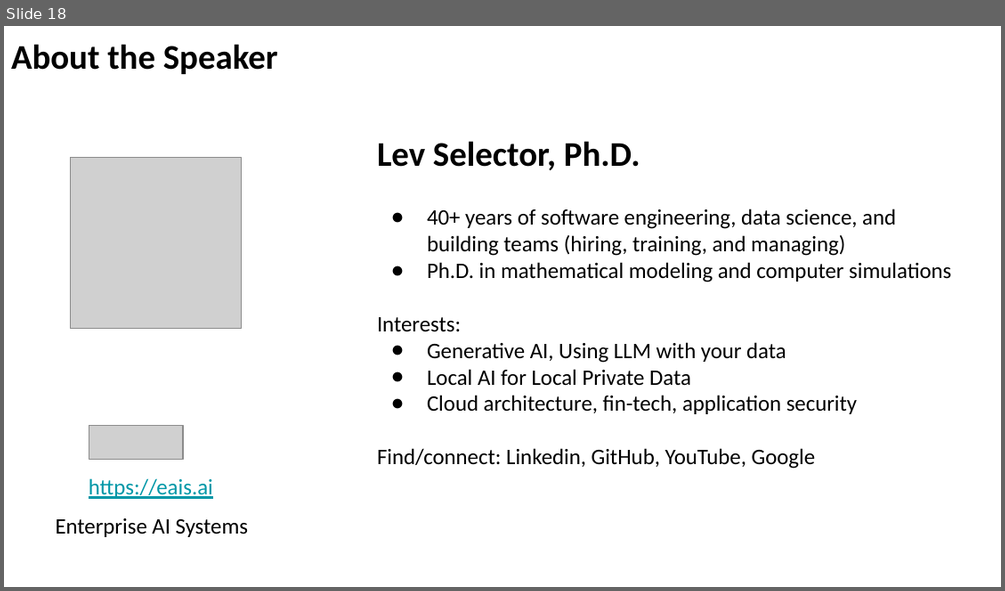
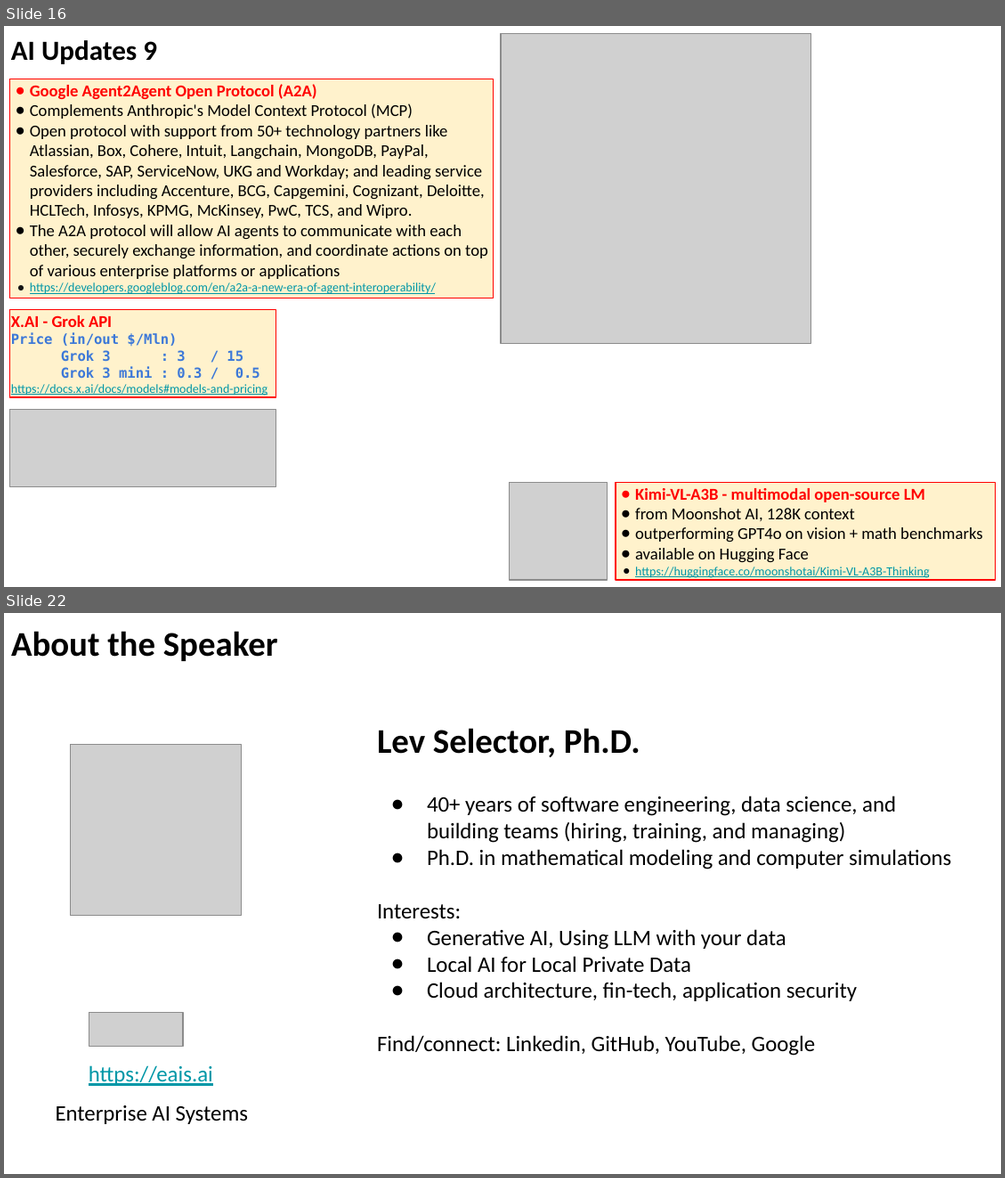
Before and after one commit to lselector/seminar, a slide deck: 2025/2025-04-11-AI-Updates.pptx. Shown one above the other, each under a label of ours: slide 18 before the commit, slides 16 and 22 after it; the slides between them are not shown. The pictures are 1005x591 and 1005x1178 pixels, drawn with LibreOffice and Linux fonts; fonts in the diff are those of the drawing; grey boxes stand for pictures. Boxes give left, top, right and bottom in pixels: in the first picture for what was removed or moved away, otherwise in the second. Text is boxed around its words. In the diff, an @@ line names an element or a change of style, - is before the commit and + after.

```diff
--- a/2025/2025-04-11-AI-Updates.pptx
+++ b/2025/2025-04-11-AI-Updates.pptx
@@ slide 16 added at bbox=[4, 26, 1001, 587], background #FFFFFF @@
@@ text added at bbox=[11, 40, 157, 64], 20 pt, text #000000, bold @@
+AI Updates 9
@@ picture added at bbox=[501, 34, 810, 344] @@
@@ rectangle added at bbox=[10, 79, 494, 297], fill #FFF2CC, outline #FF0000 0.75 pt, 12 pt, text #000000 @@
+● Google Agent2Agent Open Protocol (A2A)
+● Complements Anthropic's Model Context Protocol (MCP)
+● Open protocol with support from 50+ technology partners like Atlassian, Box, Cohere, Intuit, Langchain, MongoDB, PayPal, Salesforce, SAP, ServiceNow, UKG and Workday; and leading service providers including Accenture, BCG, Capgemini, Cognizant, Deloitte, HCLTech, Infosys, KPMG, McKinsey, PwC, TCS, and Wipro.
+● The A2A protocol will allow AI agents to communicate with each other, securely exchange information, and coordinate actions on top of various enterprise platforms or applications
+● https://developers.googleblog.com/en/a2a-a-new-era-of-agent-interoperability/
@@ rectangle added at bbox=[10, 310, 276, 398], fill #FFF2CC, outline #FF0000 0.75 pt, 9 pt, text #0097A7, bold @@
+X.AI - Grok API
+Price (in/out $/Mln)
+Grok 3 : 3 / 15
+Grok 3 mini : 0.3 / 0.5
+https://docs.x.ai/docs/models#models-and-pricing
@@ picture added at bbox=[10, 409, 276, 486] @@
@@ picture added at bbox=[510, 483, 607, 580] @@
@@ rectangle added at bbox=[615, 483, 995, 580], fill #FFF2CC, outline #FF0000 0.75 pt, 12 pt, text #000000 @@
+● Kimi-VL-A3B - multimodal open-source LM
+● from Moonshot AI, 128K context
+● outperforming GPT4o on vision + math benchmarks
+● available on Hugging Face
+● https://huggingface.co/moonshotai/Kimi-VL-A3B-Thinking
@@ what was slide 18 is now slide 22 @@
```
Also in this commit, not shown: 13 slides changed, 4 other slides added, 1 slide removed.
